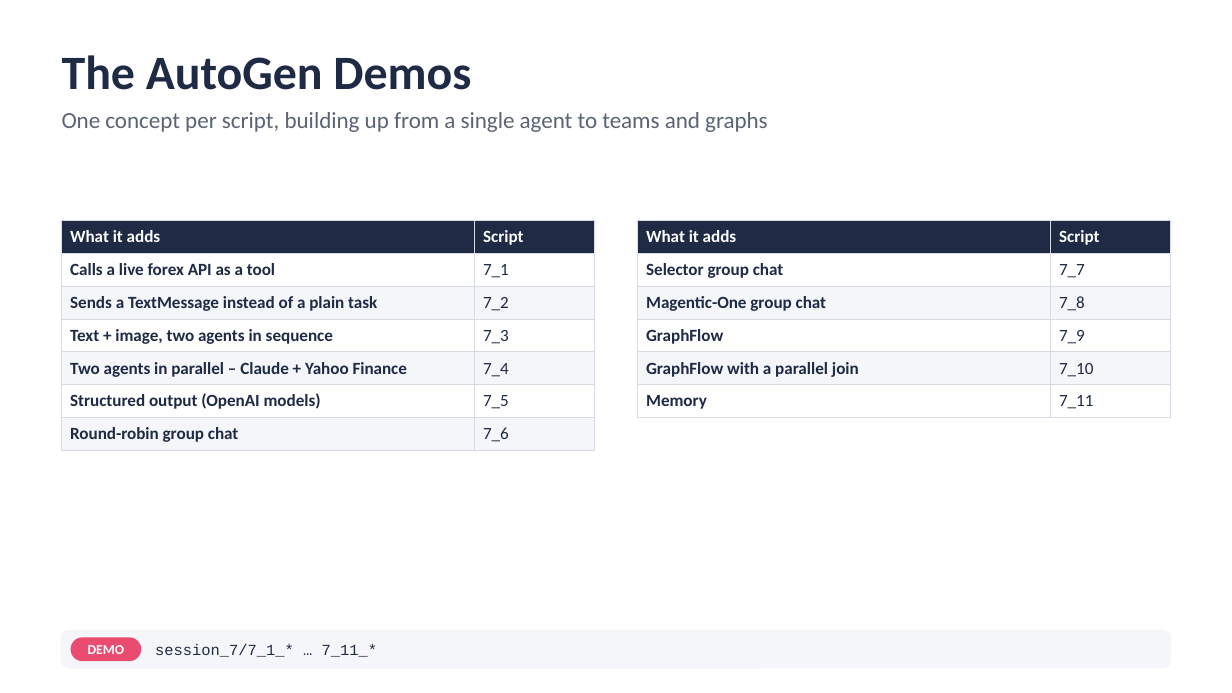
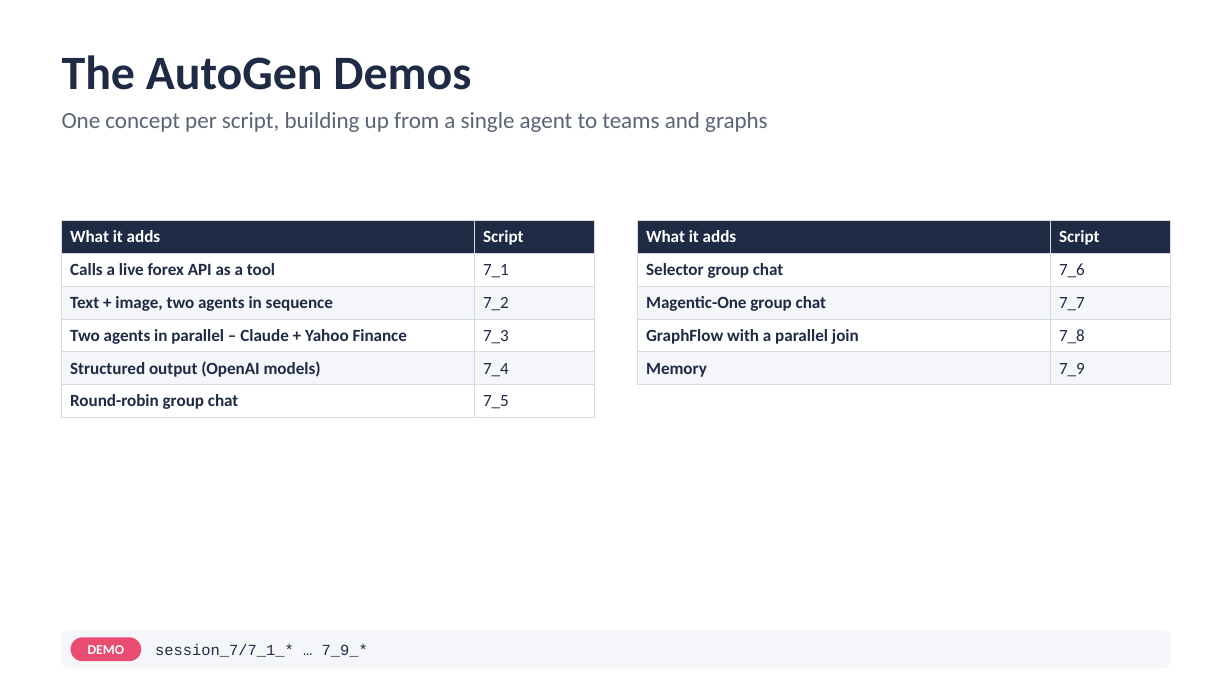
Before and after one commit to atulkahatecdac/agenticai, a slide deck: slide 101 of 16_PGP-Agentic/PGP_Agentic_AI.pptx. Drawn at 1232x693 pixels with LibreOffice and Linux fonts; fonts in the diff are those of the drawing. Boxes give left, top, right and bottom in pixels: in the first picture for what was removed or moved away, otherwise in the second. Text is boxed around its words. In the diff, an @@ line names an element or a change of style, - is before the commit and + after.

```diff
--- a/16_PGP-Agentic/PGP_Agentic_AI.pptx
+++ b/16_PGP-Agentic/PGP_Agentic_AI.pptx
@@ table at <box>62,221,594,413</box> @@
-row 3: Sends a TextMessage instead of a plain task | 7_2
-row 4: Text + image, two agents in sequence | 7_3
-row 5: Two agents in parallel – Claude + Yahoo Finance | 7_4
-row 6: Structured output (OpenAI models) | 7_5
-row 7: Round-robin group chat | 7_6
+row 3: Text + image, two agents in sequence | 7_2
+row 4: Two agents in parallel – Claude + Yahoo Finance | 7_3
+row 5: Structured output (OpenAI models) | 7_4
+row 6: Round-robin group chat | 7_5
@@ table at <box>637,221,1169,381</box> @@
-row 2: Selector group chat | 7_7
-row 3: Magentic-One group chat | 7_8
-row 4: GraphFlow | 7_9
-row 5: GraphFlow with a parallel join | 7_10
-row 6: Memory | 7_11
+row 2: Selector group chat | 7_6
+row 3: Magentic-One group chat | 7_7
+row 4: GraphFlow with a parallel join | 7_8
+row 5: Memory | 7_9
@@ text at <box>155,644,368,657</box>: text changed @@
-session_7/7_1_* … 7_11_*
+session_7/7_1_* … 7_9_*
```
Also in this commit, not shown: 9 other slides changed, 16 other files.
